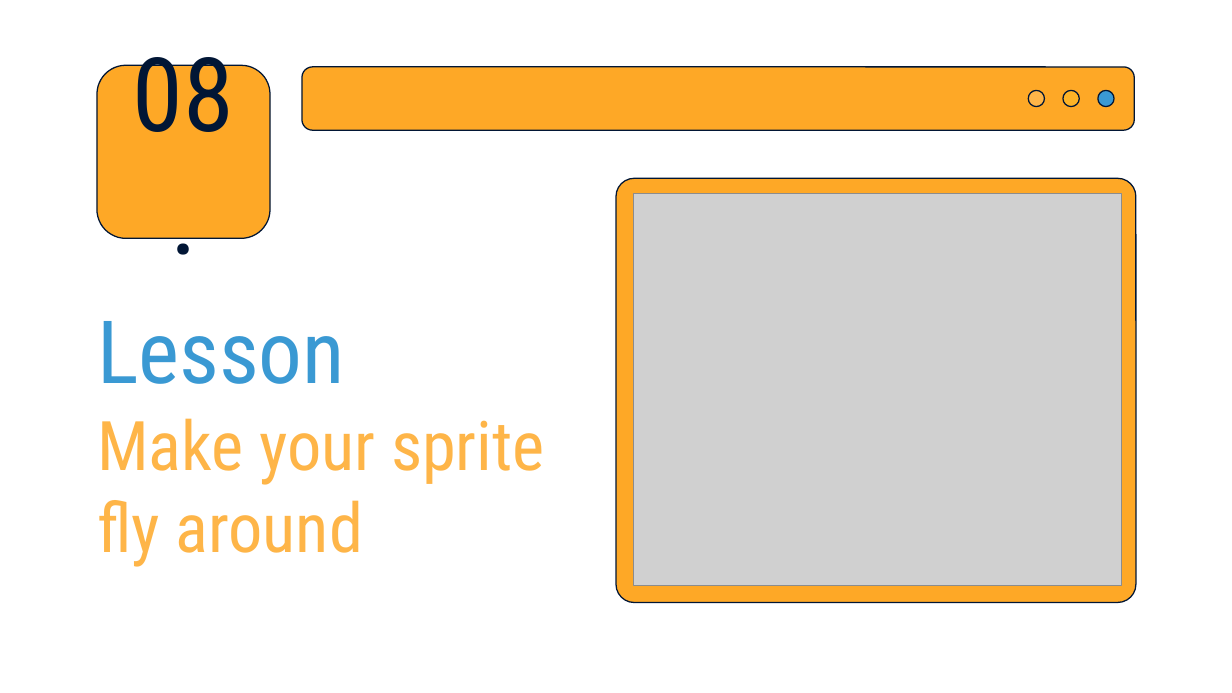
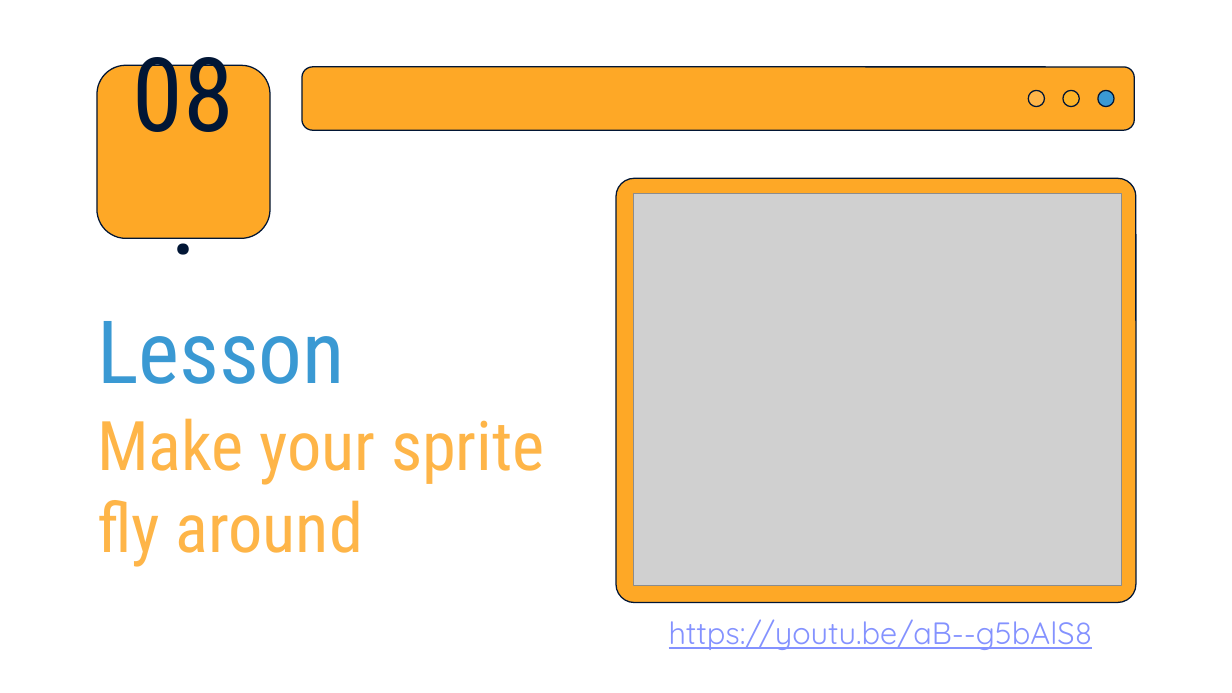
Before and after one commit to Vanshika-Mittal/scratch-tutorial, a slide deck: slide 25 of Scratch-Basics/Scratch-Basics.pptx. Drawn at 1232x693 pixels with LibreOffice and Linux fonts; fonts in the diff are those of the drawing; grey boxes stand for pictures. Boxes give left, top, right and bottom in pixels: in the first picture for what was removed or moved away, otherwise in the second. Text is boxed around its words. In the diff, an @@ line names an element or a change of style, - is before the commit and + after.

```diff
--- a/Scratch-Basics/Scratch-Basics.pptx
+++ b/Scratch-Basics/Scratch-Basics.pptx
@@ text added at <box>669,619,1093,650</box>, 18 pt, text #8492FF, underline @@
+https://youtu.be/aB--g5bAlS8
```
Also in this commit, not shown: 15 other slides changed.
